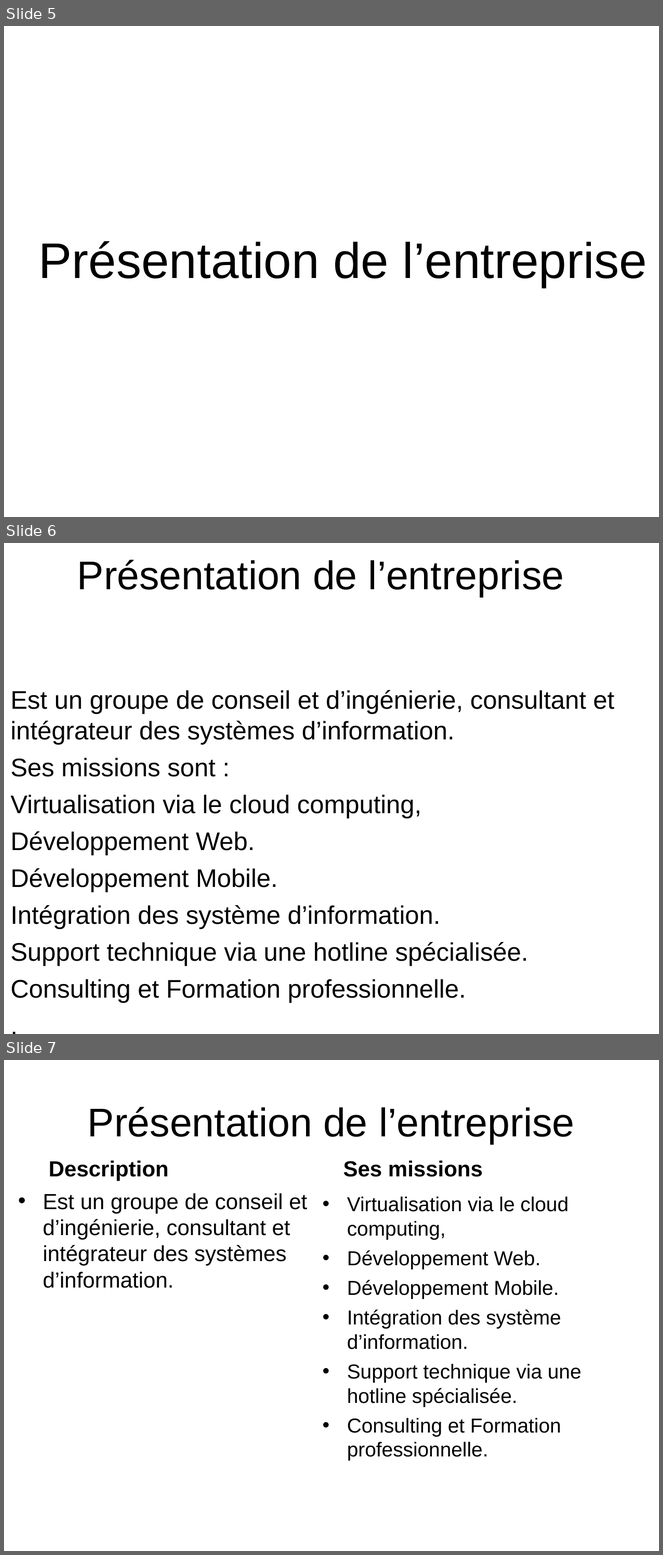
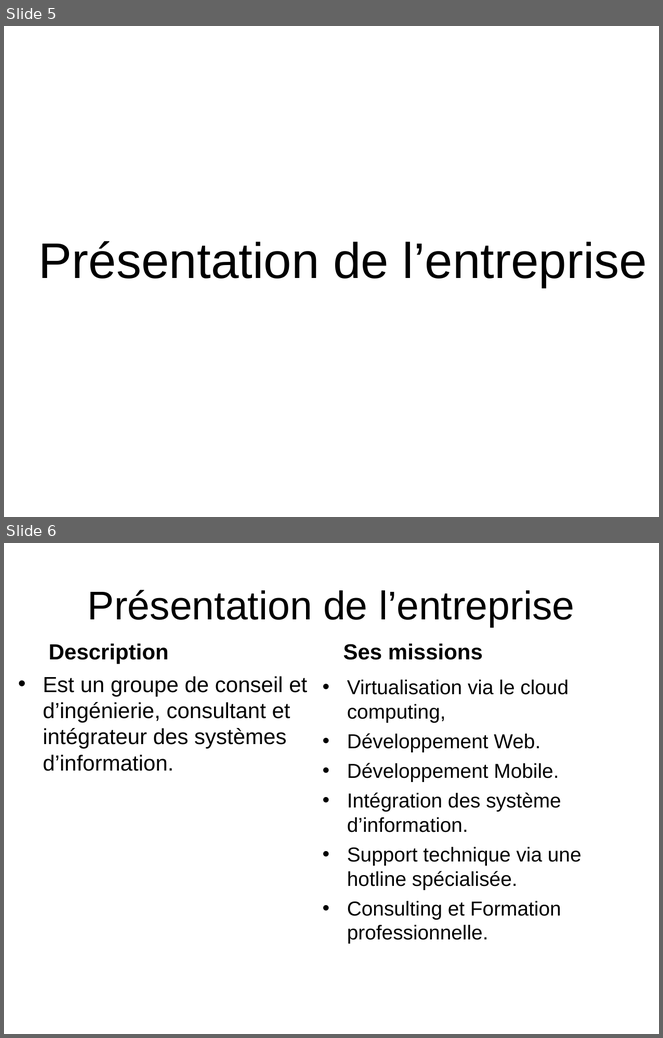
Before and after one commit to HabibAroua/Criminel_dep, a slide deck: documentation/presentation/P1/2734.ppt. Shown one above the other, each under a label of ours: slides 5, 6 and 7 before the commit, slides 5 and 6 after it. The pictures are 663x1555 and 663x1038 pixels, drawn with LibreOffice and Linux fonts; fonts in the diff are those of the drawing; background and template pictures are left out. Boxes give left, top, right and bottom in pixels: in the first picture for what was removed or moved away, otherwise in the second. Text is boxed around its words. In the diff, an @@ line names an element or a change of style, - is before the commit and + after.

```diff
--- a/documentation/presentation/P1/2734.ppt
+++ b/documentation/presentation/P1/2734.ppt
@@ slide 6 removed at [4,543,659,1034], background picture (left out) @@
@@ title removed at [77,560,564,597] @@
-Présentation de l’entreprise
@@ subtitle removed at [11,690,614,1003] @@
-Est un groupe de conseil et d’ingénierie, consultant et intégrateur des systèmes d’information.
-Ses missions sont :
-Virtualisation via le cloud computing,
-Développement Web.
-Développement Mobile.
-Intégration des système d’information.
-Support technique via une hotline spécialisée.
-Consulting et Formation professionnelle.
-.
@@ what was slide 7 is now slide 6 @@
```
